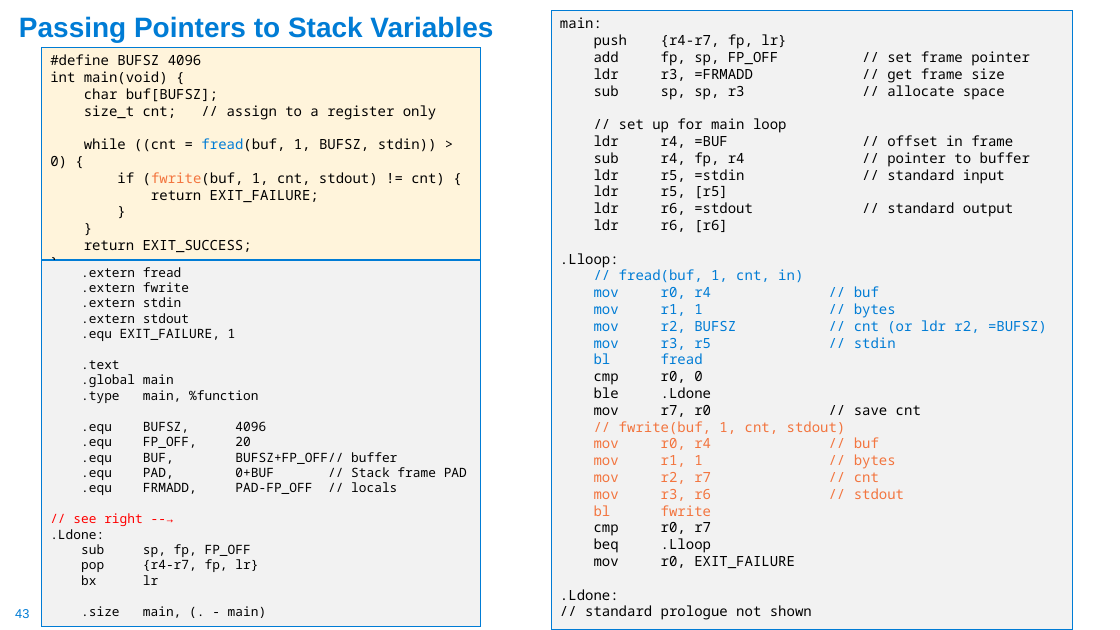
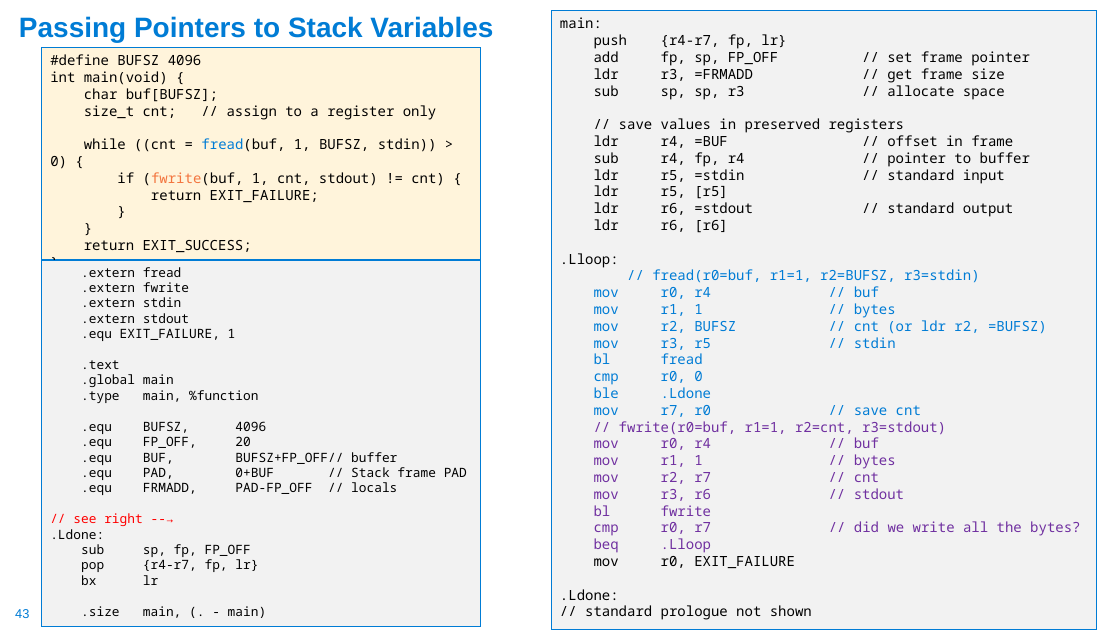
Before and after one commit to cse30-fa22/Muller_CSE30_Lecture_Slides, a slide deck: slide 43 of 09_Assm_Part4.pptx. Drawn at 1120x630 pixels with LibreOffice and Linux fonts; fonts in the diff are those of the drawing. Boxes give left, top, right and bottom in pixels: in the first picture for what was removed or moved away, otherwise in the second. Text is boxed around its words. In the diff, an @@ line names an element or a change of style, - is before the commit and + after.

```diff
--- a/09_Assm_Part4.pptx
+++ b/09_Assm_Part4.pptx
@@ rectangle "main:": place and size @@
-rectangle "main:" at <box>552,11,1073,630</box>
+rectangle "main:" at <box>552,11,1096,630</box>
@@ text in rectangle at <box>619,118,905,133</box>: text changed @@
-// set up for main loop
+// save values in preserved registers
@@ text in rectangle at <box>652,269,980,283</box>: text changed @@
-// fread(buf, 1, cnt, in)
+// fread(r0=buf, r1=1, r2=BUFSZ, r3=stdin)
@@ text in rectangle at <box>594,371,921,553</box>: text colour #000000 to #007CD5 in "cmp r0, 0", "ble .Ldone", "mov r7, r0 // save cnt"; text colour #F3753F to #7030A0 in "mov r0, r4 // buf", "mov r1, 1 // bytes", "mov r2, r7 // cnt", "mov r3, r6 // stdout" and 1 more places; text colour #000000 to #7030A0 in "beq .Lloop" @@
@@ text in rectangle at <box>619,421,946,435</box>: text changed; text colour #F3753F to #7030A0 @@
-// fwrite(buf, 1, cnt, stdout)
+// fwrite(r0=buf, r1=1, r2=cnt, r3=stdout)
@@ text in rectangle at <box>594,521,1080,536</box>: text changed; text colour #000000 to #7030A0 @@
-cmp r0, r7
+cmp r0, r7 // did we write all the bytes?
```
Also in this commit, not shown: 10 other slides changed, 1 slide added, 1 slide removed, 1 other file.
